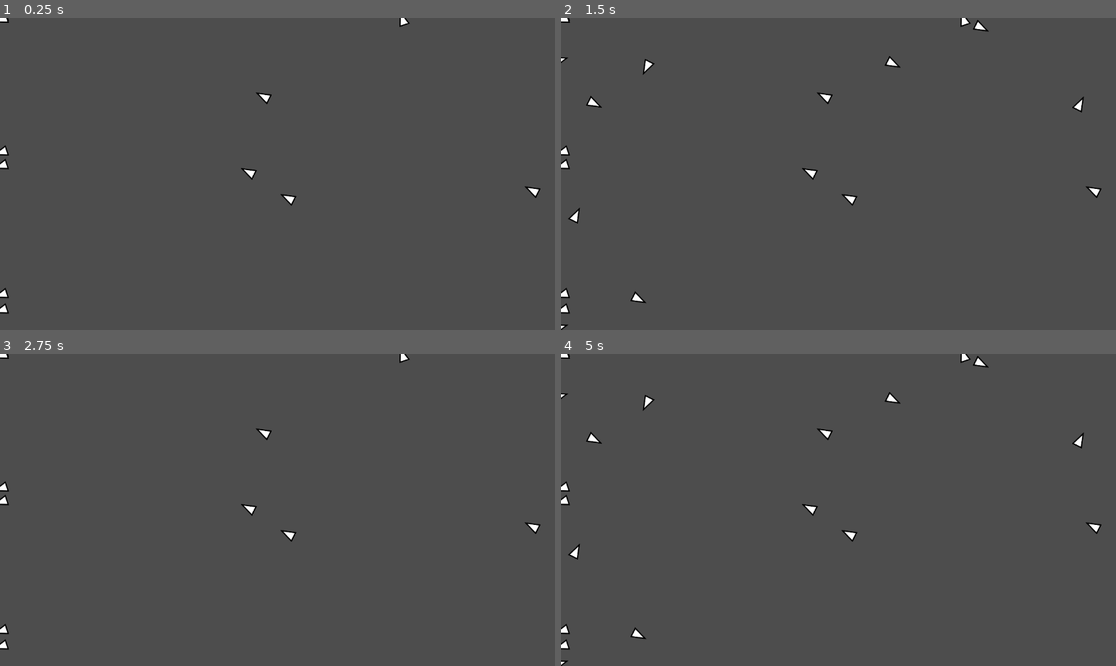
Above: before the commit, frames 1-4 (two rows, left to right).
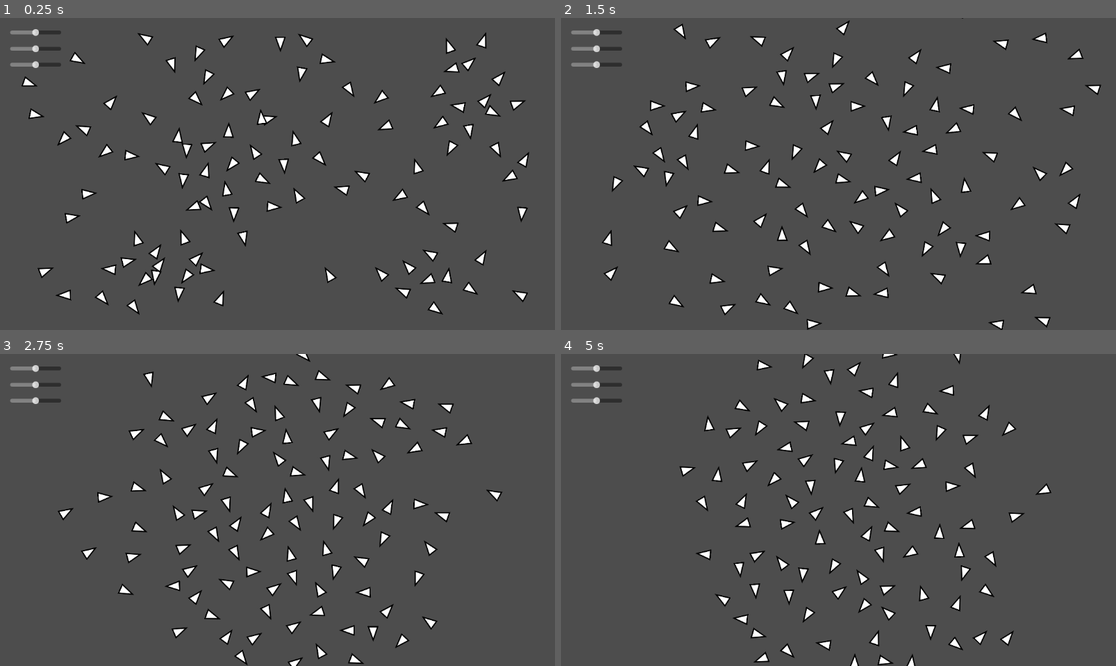
Above: after the commit, the same moments.

Repository: ethanernst/godot-boids-sim
Game: Godot game, scene res://scenes/levels/Simulation.tscn
Two runs of this game, one before a commit and one after it. Both use one fixed random seed, a clock stepped at 60 frames per second and the inputs below.
Inputs:
- Up to frame 1 (0.25 s): no input
- Up to frame 2 (1.5 s): no input
- Up to frame 3 (2.75 s): no input
- Up to frame 4 (5 s): no input

The runs differ from the first frame. In frame 1, 5.8% of the frame differs, in the area x 0-98%, y 0-96%; in frame 2, 5.9%, in the area x 0-98%, y 0-100%; in frame 3, 5.6%; in frame 4, 5.8%.

Commit message:
added seperation, alignment, and cohesion functions, added multiplier sliders, updated Boid movement logic

Diff:
--- a/scenes/actors/boid/Boid.gd
+++ b/scenes/actors/boid/Boid.gd
@@ -1,14 +1,17 @@
 extends Node2D
 
 var velocity;
+var maxSpeed = 150;
 
 func _ready():
 	velocity = Vector2(randi_range(-1, 1),randi_range(-1, 1))
-	print(velocity)
 
 func _process(_delta):
-	position = position * velocity
-	rotation = atan2(velocity.x, velocity.y) + 2.82743
+	var speed = velocity.length()
+	if (speed > maxSpeed):
+		velocity = (velocity / speed) * maxSpeed
 
-func addVelocity(newVelocity: Vector2):
-	velocity = velocity + newVelocity;
+	position = position + (velocity * _delta)
+
+	var direction = velocity.normalized()
+	rotation = atan2(direction.y, direction.x)
--- a/scenes/levels/Simulation.gd
+++ b/scenes/levels/Simulation.gd
@@ -1,13 +1,18 @@
 extends Node2D
 
-@export var boidCount : int = 20
-@export_range(0.0, 1.0, 0.5) var alignment : float = 0.5;
-@export_range(0.0, 1.0, 0.5) var cohesion : float = 0.5;
-@export_range(0.0, 1.0, 0.5) var seperation : float = 0.5;
+@export var boidCount : int = 100
+@export_range(0.5, 1.5, 1.0) var seperation_multiplier : float = 1.0;
+@export_range(0.5, 1.5, 1.0) var alignment_multiplier : float = 1.0;
+@export_range(0.5, 1.5, 1.0) var cohesion_multiplier : float = 1.0;
 
 var boidScene = preload("res://scenes/actors/boid/Boid.tscn")
 var viewport;
 var boids = [];
+var padding = 50;
+
+var seperation = 50; # seperation distance
+var alignment = 200;  # division factor for alignment (200 = 0.5%)
+var cohesion = 20;    # division factor for cohesion (10 = 0.5%)
 
 func _ready():
 	call_deferred("getViewportSize")
@@ -20,8 +25,8 @@
 func initializeBoids():
 	for i in range(boidCount):
 		var newBoid = boidScene.instantiate()
-		newBoid.position = Vector2(randi_range(0, viewport.x),randi_range(0, viewport.y))
-		newBoid.velocity = Vector2(randi_range(0, viewport.x),randi_range(0, viewport.y))
+		newBoid.position = Vector2(randi_range(padding, viewport.x - padding),randi_range(padding, viewport.y - padding))
+		newBoid.velocity = Vector2(randi_range(padding, viewport.x - padding),randi_range(padding, viewport.y - padding))
 		boids.append(newBoid)
 		add_child(newBoid)
 	print("Boids: ", boids)
@@ -31,13 +36,43 @@
 		var seperationVector: Vector2 = calcSeperation(boidInstance)
 		var alignmentVector: Vector2 = calcAlignment(boidInstance)
 		var cohesionVector: Vector2 = calcCohesion(boidInstance)
-		boidInstance.addVelocity(seperationVector + alignmentVector + cohesionVector)
+		boidInstance.velocity += (alignmentVector + cohesionVector + seperationVector)
 
 func calcSeperation(currentBoid):
-	return(Vector2(0,0))
+	var result : Vector2
+	for i in boids:
+		if (i != currentBoid):
+			if ( i.position.distance_to(currentBoid.position) < (seperation * seperation_multiplier) ):
+				result -= (i.position - currentBoid.position)
+	return result
 
 func calcAlignment(currentBoid):
-	return(Vector2(0,0))
+	var percievedVelocity : Vector2
+	for i in boids:
+		if (i != currentBoid):
+			percievedVelocity += i.velocity
+	percievedVelocity /= (boids.size() - 1)
+
+	var result : Vector2 = (percievedVelocity - currentBoid.velocity) / (alignment * alignment_multiplier)
+	return result
 
 func calcCohesion(currentBoid):
-	return(Vector2(0,0))
+	var percievedCenter : Vector2
+	for i in boids:
+		if (i != currentBoid):
+			percievedCenter += i.position
+	percievedCenter /= (boids.size() - 1)
+
+	var result : Vector2  = (percievedCenter - currentBoid.position) / (200 * cohesion_multiplier)
+	return result
+
+# MULTIPLIER SLIDERS
+
+func _on_seperation_slider_value_changed(value):
+	seperation_multiplier = value
+
+func _on_alignment_slider_value_changed(value):
+	alignment_multiplier = value
+
+func _on_cohesion_slider_value_changed(value):
+	cohesion_multiplier = value
--- a/scenes/levels/Simulation.tscn
+++ b/scenes/levels/Simulation.tscn
@@ -4,3 +4,39 @@
 
 [node name="Simulation" type="Node2D"]
 script = ExtResource("1_iye2s")
+
+[node name="UI" type="Node2D" parent="."]
+
+[node name="Seperation Slider" type="HSlider" parent="UI"]
+offset_left = 21.0
+offset_top = 20.0
+offset_right = 127.0
+offset_bottom = 40.0
+min_value = 0.5
+max_value = 1.5
+step = 0.1
+value = 1.0
+
+[node name="Alignment Slider" type="HSlider" parent="UI"]
+offset_left = 21.0
+offset_top = 54.0
+offset_right = 127.0
+offset_bottom = 74.0
+min_value = 0.5
+max_value = 1.5
+step = 0.1
+value = 1.0
+
+[node name="Cohesion Slider" type="HSlider" parent="UI"]
+offset_left = 21.0
+offset_top = 87.0
+offset_right = 127.0
+offset_bottom = 107.0
+min_value = 0.5
+max_value = 1.5
+step = 0.1
+value = 1.0
+
+[connection signal="value_changed" from="UI/Seperation Slider" to="." method="_on_seperation_slider_value_changed"]
+[connection signal="value_changed" from="UI/Alignment Slider" to="." method="_on_alignment_slider_value_changed"]
+[connection signal="value_changed" from="UI/Cohesion Slider" to="." method="_on_cohesion_slider_value_changed"]
